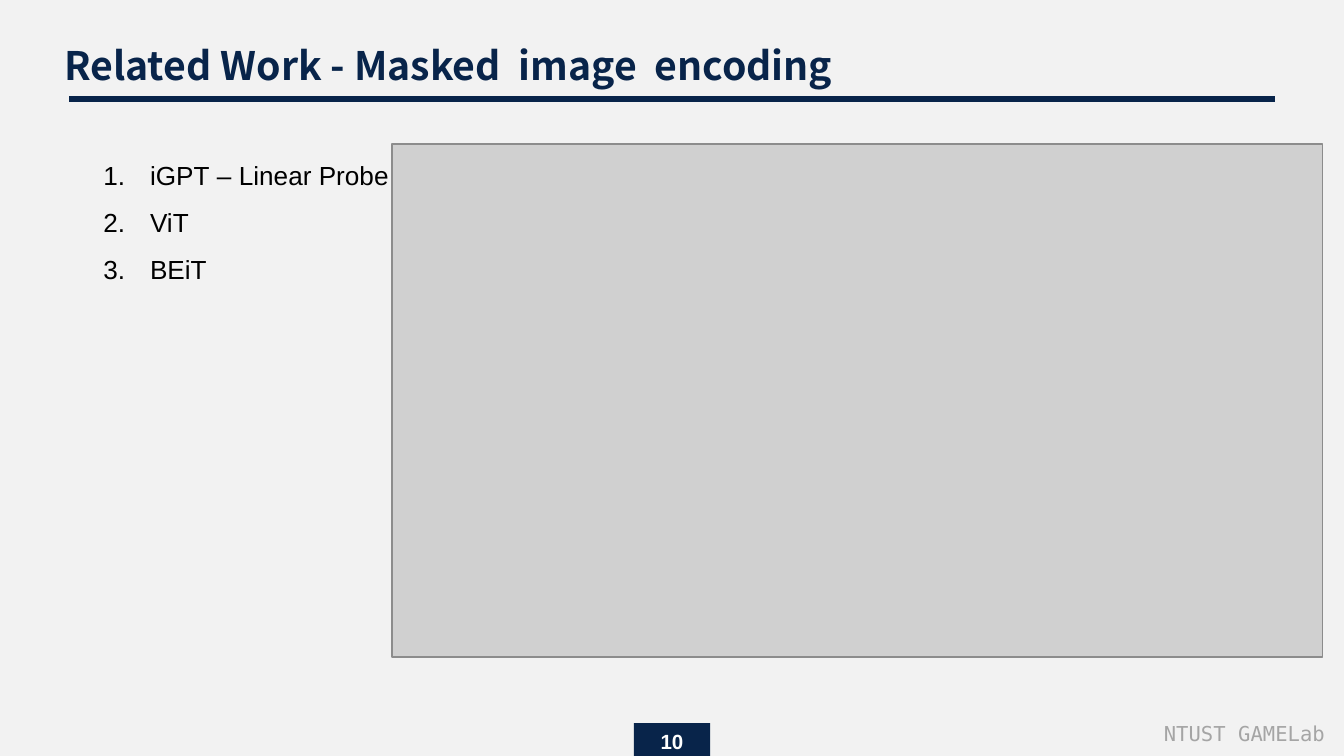
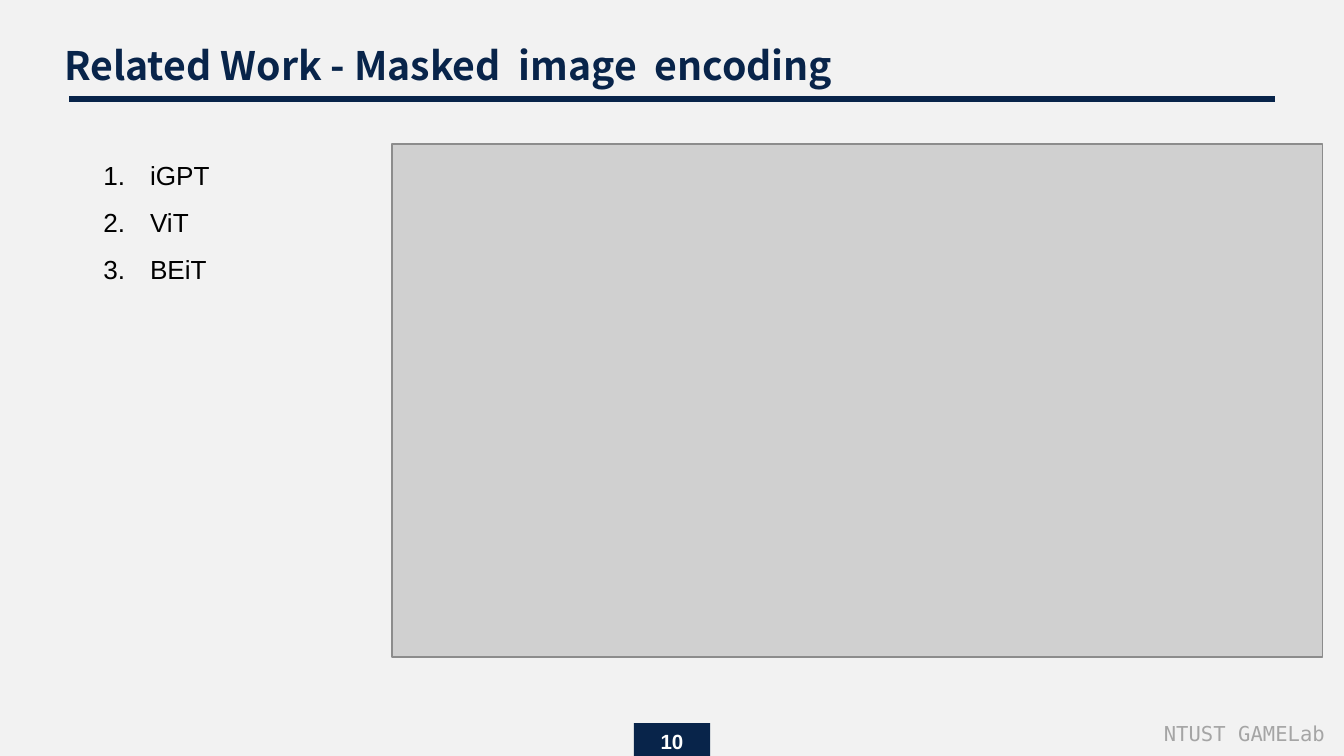
Before and after one commit to endman100/paper-, a slide deck: slide 10 of Masked Autoencoders Are Scalable Vision Learners.pptx. Drawn at 1344x756 pixels with LibreOffice and Linux fonts; fonts in the diff are those of the drawing; grey boxes stand for pictures. Boxes give left, top, right and bottom in pixels: in the first picture for what was removed or moved away, otherwise in the second. Text is boxed around its words. In the diff, an @@ line names an element or a change of style, - is before the commit and + after.

```diff
--- a/Masked Autoencoders Are Scalable Vision Learners.pptx
+++ b/Masked Autoencoders Are Scalable Vision Learners.pptx
@@ text at (150, 166, 210, 186): text changed @@
-1. iGPT – Linear Probe
+1. iGPT
```
Also in this commit, not shown: 8 other slides changed, 2 slides added.
